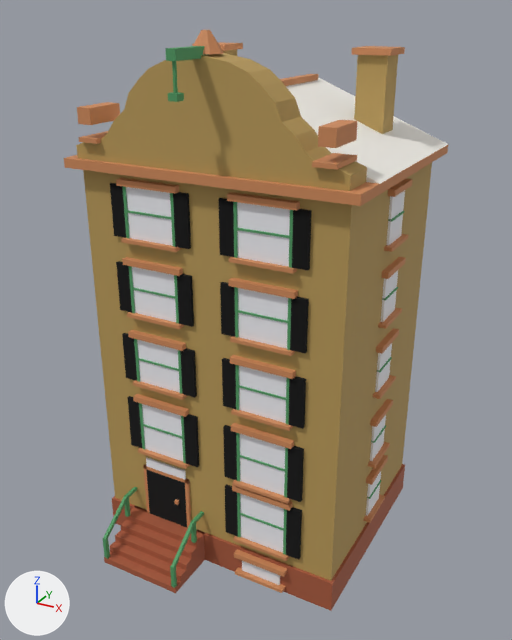
One commit to the Blender file assets/managed-models/buildings/house-1x1-5f-dutch-a/house-1x1-5f-dutch-a.blend: the scene before it, then after it.
Before and after are seen from a camera (50 mm lens) standing at (1.125, -2.032, 1.883) and looking at (0.015, -0.014, 0.874). The lights are fixed; the arrows at lower left show +X, +Y and +Z. The picture after the commit comes second.

The first picture shows 'house-1x1-5f-dutch-a'.
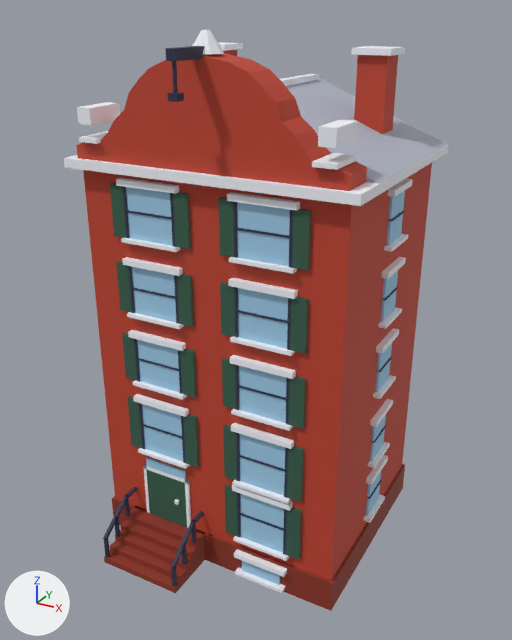
The change in detail:
me_house_1x1_5f_dutch_a is used by ob_house_1x1_5f_dutch_a; location (0.0, 0.0, 0.0).
me_house_1x1_5f_dutch_a had 1740 vertices, 1294 faces and spanned x -0.5..0.5, y -0.5..0.5, z 0.0..1.83.
me_house_1x1_5f_dutch_a now has 1756 vertices, 1306 faces and spans x -0.5..0.5, y -0.5..0.5, z 0.0..1.83.
me_house_1x1_5f_dutch_a part 1: a new loose piece, a box spanning x -0.356..-0.344, y -0.431..-0.419, z 0.072..0.164, in mat_m_house_1x1_5f_dutch_a.
Part 2, on me_house_1x1_5f_dutch_a:
6 vertices are removed from x -0.36..-0.04, y -0.5..-0.49, z 0.02..0.11.
38 faces are deleted.
2 vertices move from x -0.06..-0.04, y -0.5, z 0.11 to x -0.06..-0.04, y -0.43, z 0.16.
14 vertices are added at x -0.36..-0.04, y -0.5..-0.42, z 0.02..0.16.
44 new faces join them.
me_house_1x1_5f_dutch_a part 3: 1256 kept faces spanning x -0.5..0.5, y -0.5..0.5, z 0.0..1.83 get new texture (UV) coordinates.

Where the change shows, as pixel boxes [x1, y1, x2, y2] in the pictures (512 x 640 px; the box of a moved part takes in the faces that stretch with it):
part 1 of me_house_1x1_5f_dutch_a, added
    after: [114, 516, 120, 537]
part 2 of me_house_1x1_5f_dutch_a, moved or reshaped
    before: [102, 488, 204, 588]
    after: [103, 488, 204, 587]
part 3 of me_house_1x1_5f_dutch_a, surface changed
    both: [64, 30, 448, 611]
